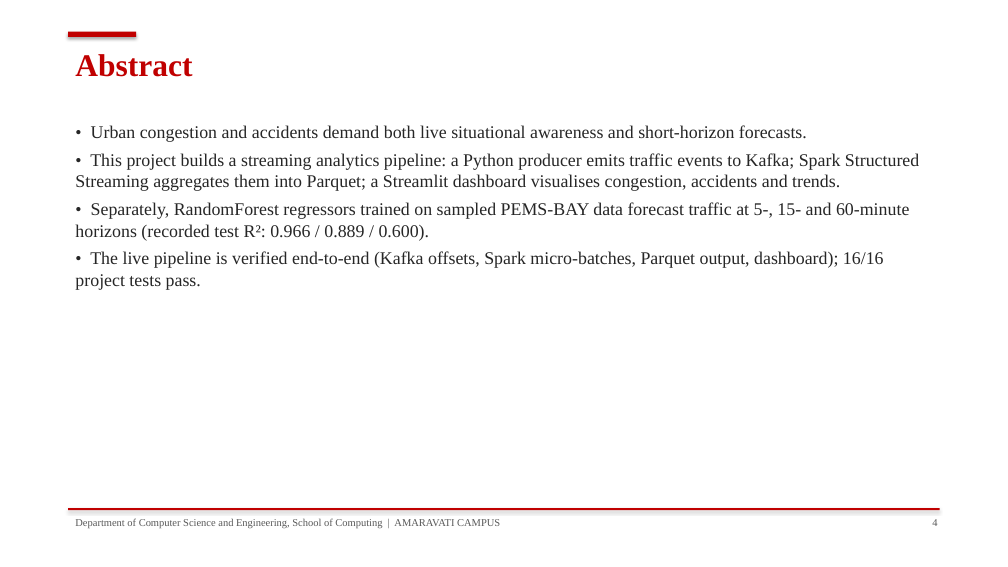
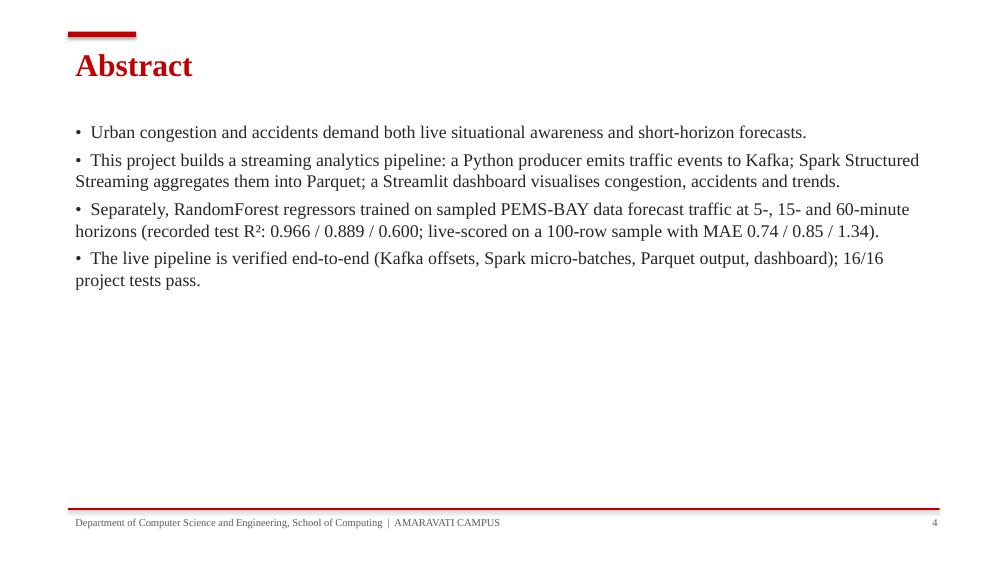
Before and after one commit to yashnarayan123/RealTime-Traffic_Congestion_Prediction, a slide deck: slide 4 of Project_Presentation_Final.pptx. Drawn at 1008x567 pixels with LibreOffice and Linux fonts; fonts in the diff are those of the drawing. Boxes give left, top, right and bottom in pixels: in the first picture for what was removed or moved away, otherwise in the second. Text is boxed around its words. In the diff, an @@ line names an element or a change of style, - is before the commit and + after.

Commit message:
Linux port fixes, live pipeline verification, dashboard light-theme redesign, live PEMS-BAY scoring

```diff
--- a/Project_Presentation_Final.pptx
+++ b/Project_Presentation_Final.pptx
@@ text at (75,202,909,241): text changed @@
-• Separately, RandomForest regressors trained on sampled PEMS-BAY data forecast traffic at 5-, 15- and 60-minute horizons (recorded test R²: 0.966 / 0.889 / 0.600).
+• Separately, RandomForest regressors trained on sampled PEMS-BAY data forecast traffic at 5-, 15- and 60-minute horizons (recorded test R²: 0.966 / 0.889 / 0.600; live-scored on a 100-row sample with MAE 0.74 / 0.85 / 1.34).
```
Also in this commit, not shown: 4 other slides changed, 4 other files.
